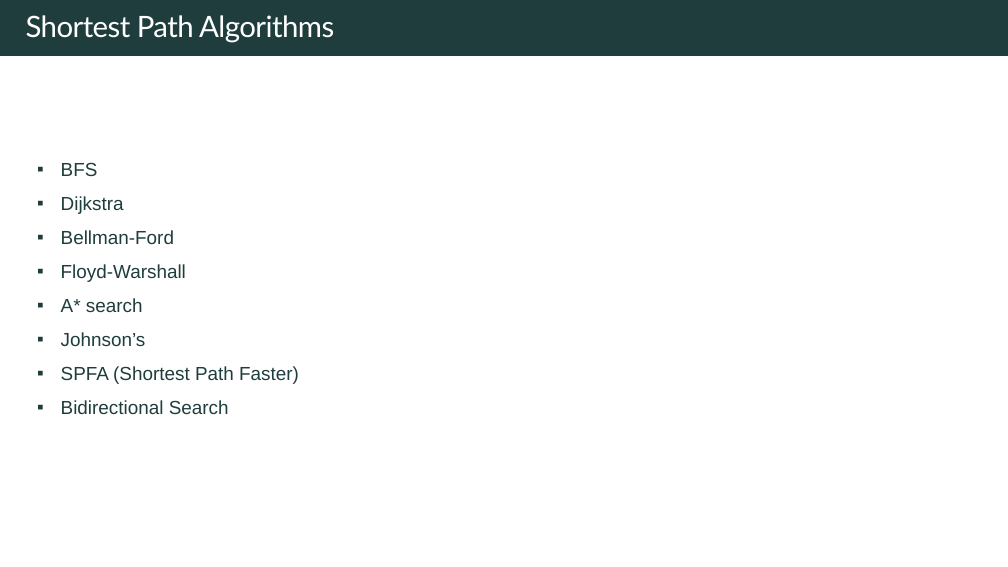
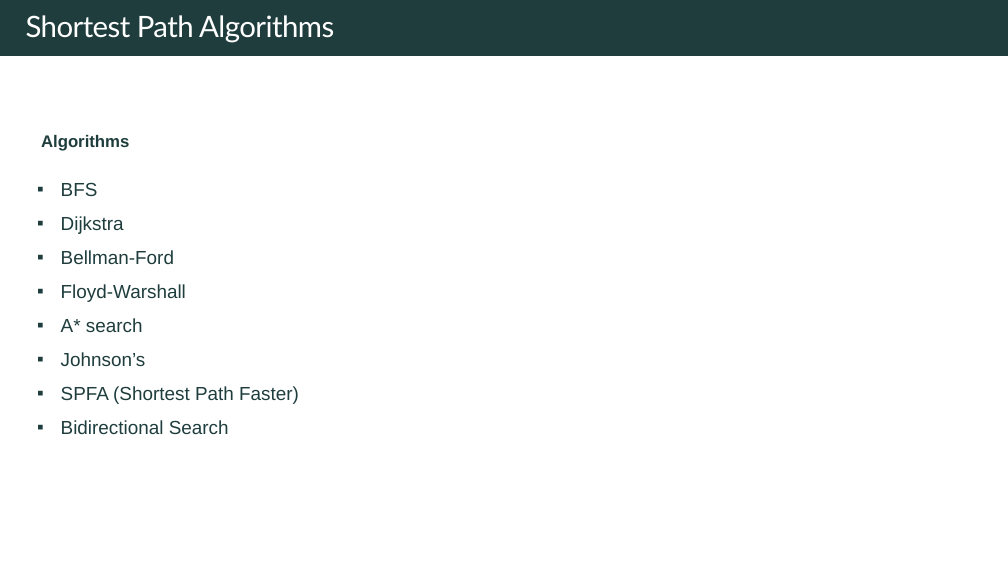
Before and after one commit to rfdavid/coding-interview-handbook-cpp, a slide deck: slide 45 of Algorithm and problem Solving Cheatsheet.pptm (slide 41 before the commit). Drawn at 1008x567 pixels with LibreOffice and Linux fonts; fonts in the diff are those of the drawing. Boxes give left, top, right and bottom in pixels: in the first picture for what was removed or moved away, otherwise in the second. Text is boxed around its words. In the diff, an @@ line names an element or a change of style, - is before the commit and + after.

```diff
--- a/Algorithm and problem Solving Cheatsheet.pptm
+++ b/Algorithm and problem Solving Cheatsheet.pptm
@@ text at bbox=[41, 135, 129, 151]: paragraph added @@
+Algorithms
```
Also in this commit, not shown: 2 other slides changed, 4 slides added, 13 other files.
